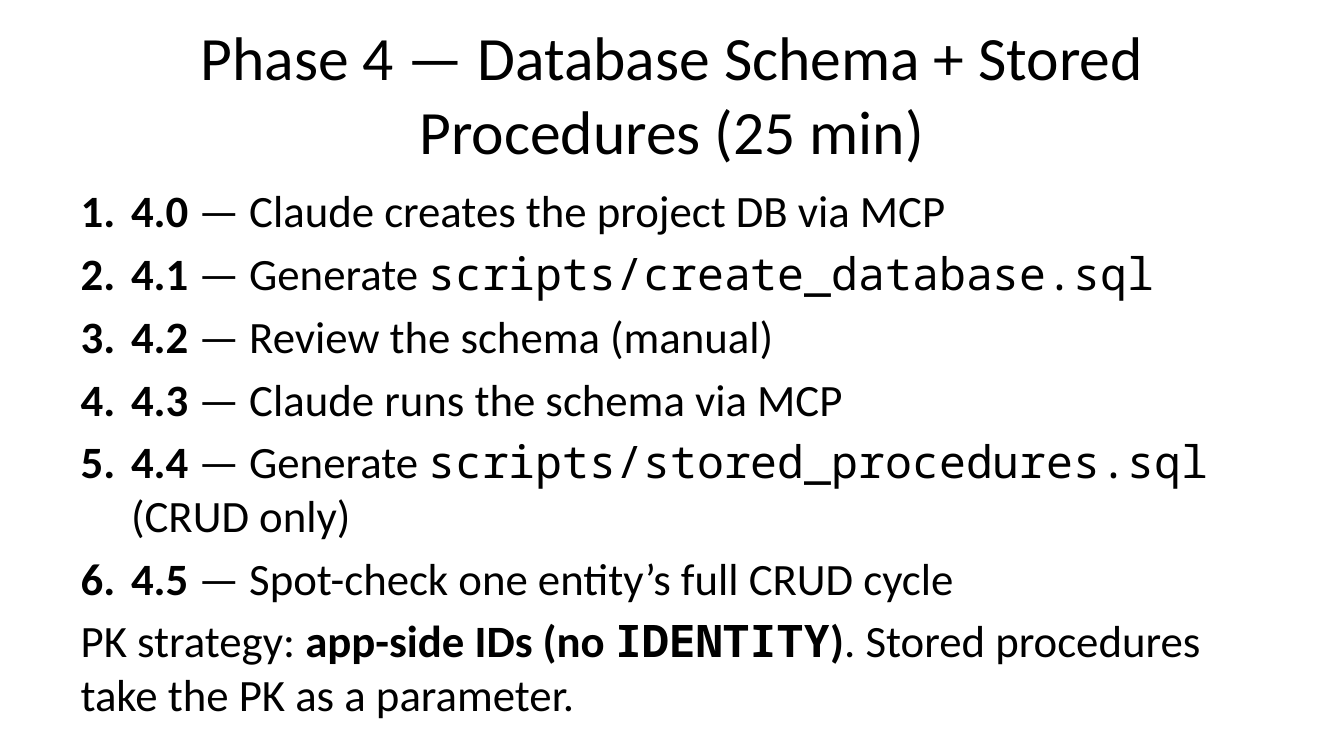
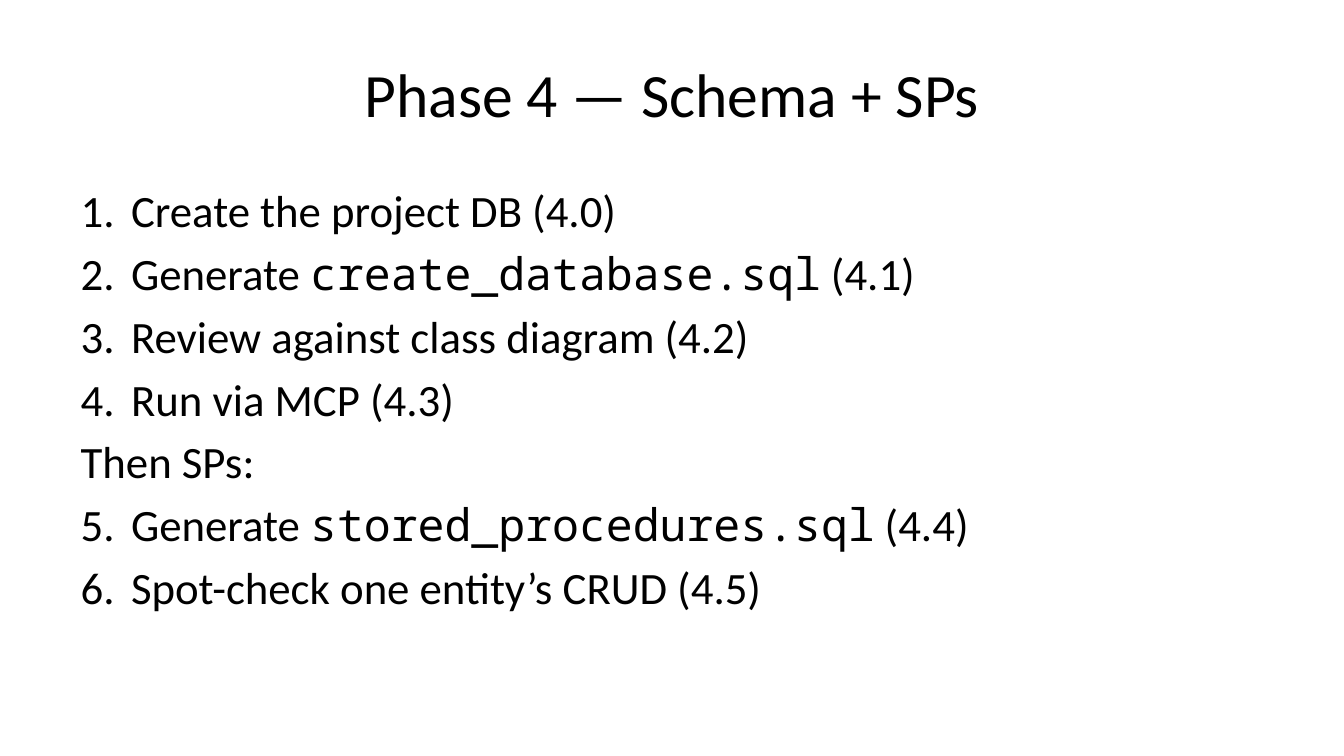
Before and after one commit to dcodish/SAD-sample-project, a slide deck: slide 12 of SLIDE_DECK.pptx (slide 9 before the commit). Drawn at 1344x756 pixels with LibreOffice and Linux fonts; fonts in the diff are those of the drawing. Boxes give left, top, right and bottom in pixels: in the first picture for what was removed or moved away, otherwise in the second. Text is boxed around its words. In the diff, an @@ line names an element or a change of style, - is before the commit and + after.

```diff
--- a/SLIDE_DECK.pptx
+++ b/SLIDE_DECK.pptx
@@ title at <box>364,74,979,118</box>: text changed @@
-Phase 4 — Database Schema + Stored Procedures (25 min)
+Phase 4 — Schema + SPs
@@ text at <box>81,194,969,612</box>: text changed @@
-1. 4.0 — Claude creates the project DB via MCP
-2. 4.1 — Generate scripts/create_database.sql
-3. 4.2 — Review the schema (manual)
-4. 4.3 — Claude runs the schema via MCP
-5. 4.4 — Generate scripts/stored_procedures.sql (CRUD only)
-6. 4.5 — Spot-check one entity’s full CRUD cycle
-PK strategy: app-side IDs (no IDENTITY). Stored procedures take the PK as a parameter.
+1. Create the project DB (4.0)
+2. Generate create_database.sql (4.1)
+3. Review against class diagram (4.2)
+4. Run via MCP (4.3)
+Then SPs:
+5. Generate stored_procedures.sql (4.4)
+6. Spot-check one entity’s CRUD (4.5)
```
Also in this commit, not shown: 17 other slides changed, 7 slides added, 2 other files.
